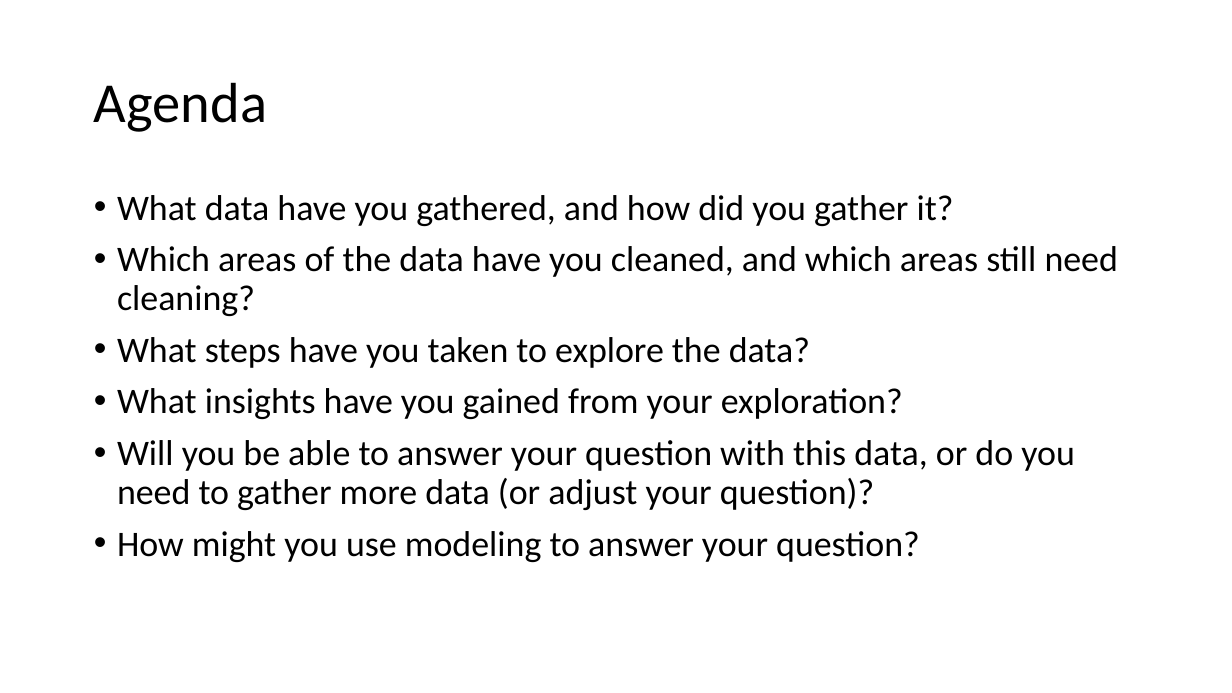
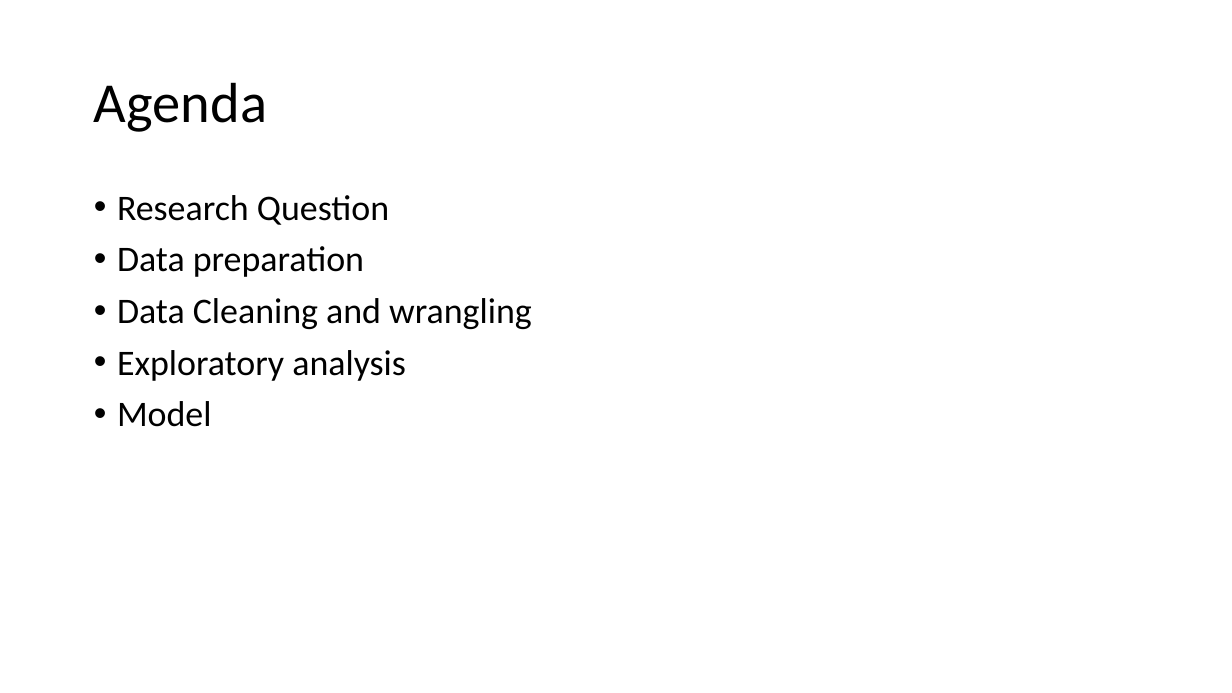
Before and after one commit to stubeef/GA-Data-Science, a slide deck: slide 2 of Final_Project/Presentation/final_project_presentation.pptx. Drawn at 1232x693 pixels with LibreOffice and Linux fonts; fonts in the diff are those of the drawing. Boxes give left, top, right and bottom in pixels: in the first picture for what was removed or moved away, otherwise in the second. Text is boxed around its words. In the diff, an @@ line names an element or a change of style, - is before the commit and + after.

```diff
--- a/Final_Project/Presentation/final_project_presentation.pptx
+++ b/Final_Project/Presentation/final_project_presentation.pptx
@@ text at bbox=[117, 195, 532, 427]: text changed @@
-• What data have you gathered, and how did you gather it?
-• Which areas of the data have you cleaned, and which areas still need cleaning?
-• What steps have you taken to explore the data?
-• What insights have you gained from your exploration?
-• Will you be able to answer your question with this data, or do you need to gather more data (or adjust your question)?
-• How might you use modeling to answer your question?
+• Research Question
+• Data preparation
+• Data Cleaning and wrangling
+• Exploratory analysis
+• Model
```
Also in this commit, not shown: 3 other slides changed, 4 slides added, 1 slide removed, 3 other files.
